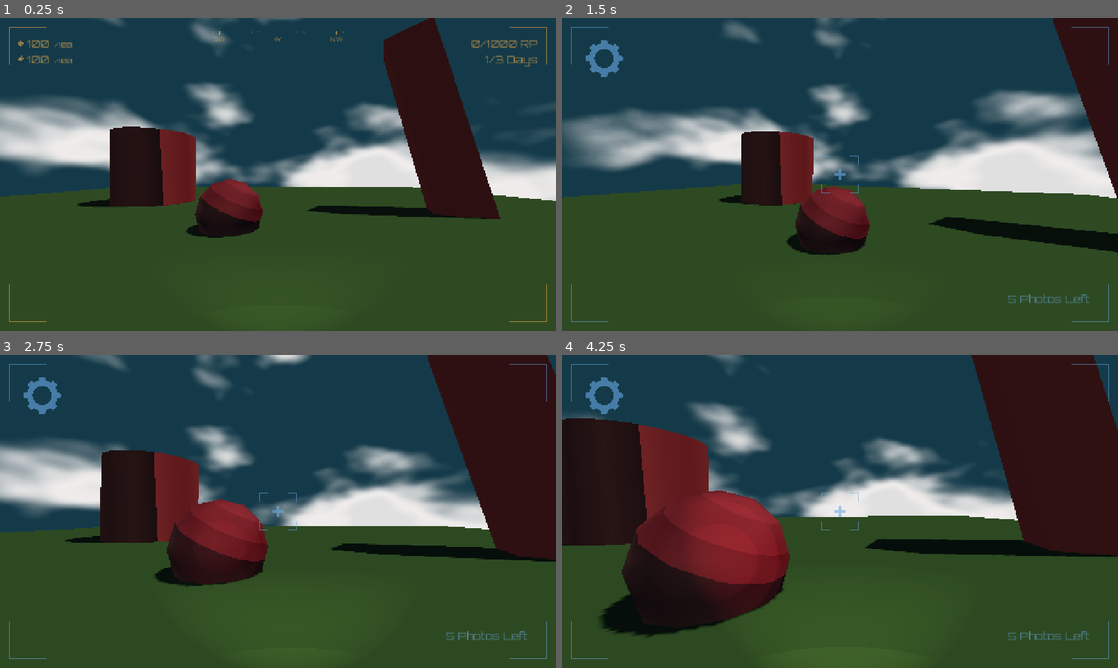
Above: before the commit, frames 1-4 (two rows, left to right).
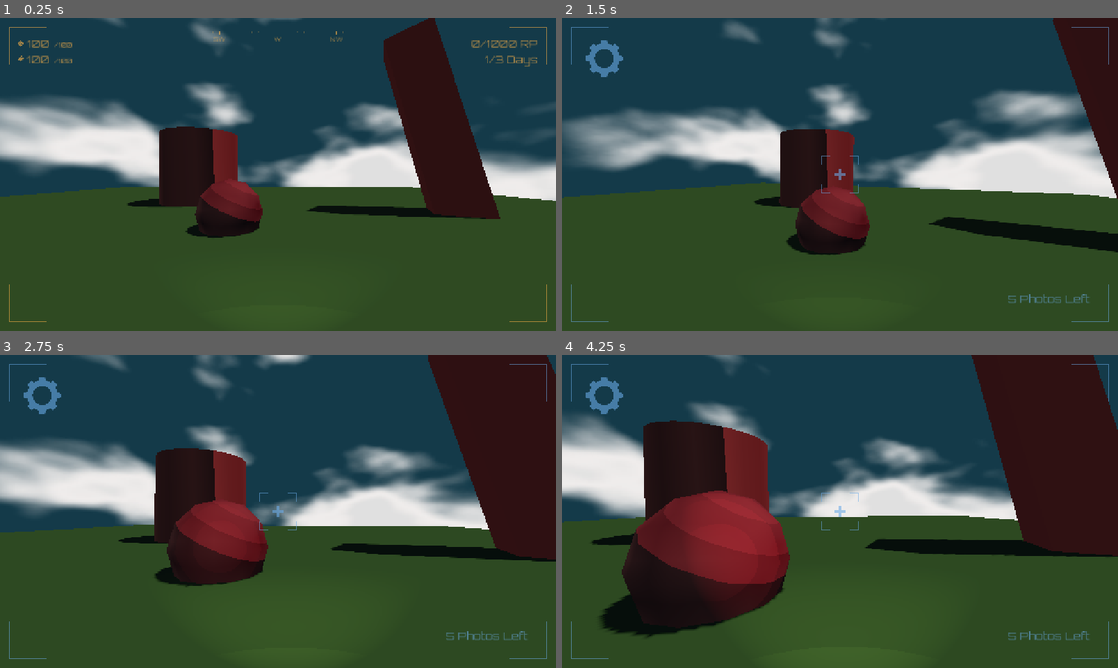
Above: after the commit, the same moments.

Repository: TripleThr8-hub/SNAPOriginal
Game: Godot game, scene res://Assets/Levels/test_scene.tscn
The game is run twice, just before and just after one commit, with the same random seed, the same clock (stepped at 60 frames per second) and the same inputs.
Inputs (mouse positions are in pixels of both pictures, inside the frame that each line leads up to):
- Up to frame 1 (0.25 s): no input
- Up to frame 2 (1.5 s): move the mouse to (867, 174) at 0.52 s; hold Ctrl (crouch) 0.53-1.28 s; hold W (move_forward) from 0.53 s (still down); tap Space (jump) at 0.77 s; move the mouse to (812, 174) at 1.27 s; tap Tab (mode_change) at 1.35 s
- Up to frame 3 (2.75 s): keep holding W (move_forward); tap Space (jump) at 1.52 s; move the mouse to (289, 505) at 2.02 s; hold Shift (sprint) from 2.03 s (still down)
- Up to frame 4 (4.25 s): keep holding W (move_forward); move the mouse to (834, 517) at 2.77 s; release Shift (sprint) at 2.78 s; tap J (test_damage) at 2.85 s; tap Space (jump) at 3.02, 3.77 s; move the mouse to (878, 514) at 3.52 s; hold K (test_heal) from 3.53 s (still down)

The runs differ from the first frame. In frame 1, 5.2% of the frame differs, in the area x 14-43%, y 34-61%; in frame 2, 4.4%; in frame 3, 6.1%; in frame 4, 11%, in the area x 0-38%, y 20-61%.

Commit message:
Moved Cylinder
I just moved a cylinder just to make sure that this is working.

Diff:
--- a/Assets/Levels/test_scene.tscn
+++ b/Assets/Levels/test_scene.tscn
@@ -94,7 +94,7 @@
 [node name="Obsicals" type="Node3D" parent="." unique_id=389764910]
 
 [node name="CSGCylinder3D" type="CSGCylinder3D" parent="Obsicals" unique_id=1562728414]
-transform = Transform3D(0.9030806, 0, 0.4294711, 0, 1, 0, -0.4294711, 0, 0.9030806, -5.3662434, 3.1030164, 7.7314167)
+transform = Transform3D(0.9030806, 0, 0.4294711, 0, 1, 0, -0.4294711, 0, 0.9030806, -5.3662434, 3.1030164, 4.091543)
 use_collision = true
 collision_mask = 31
 radius = 2.945
